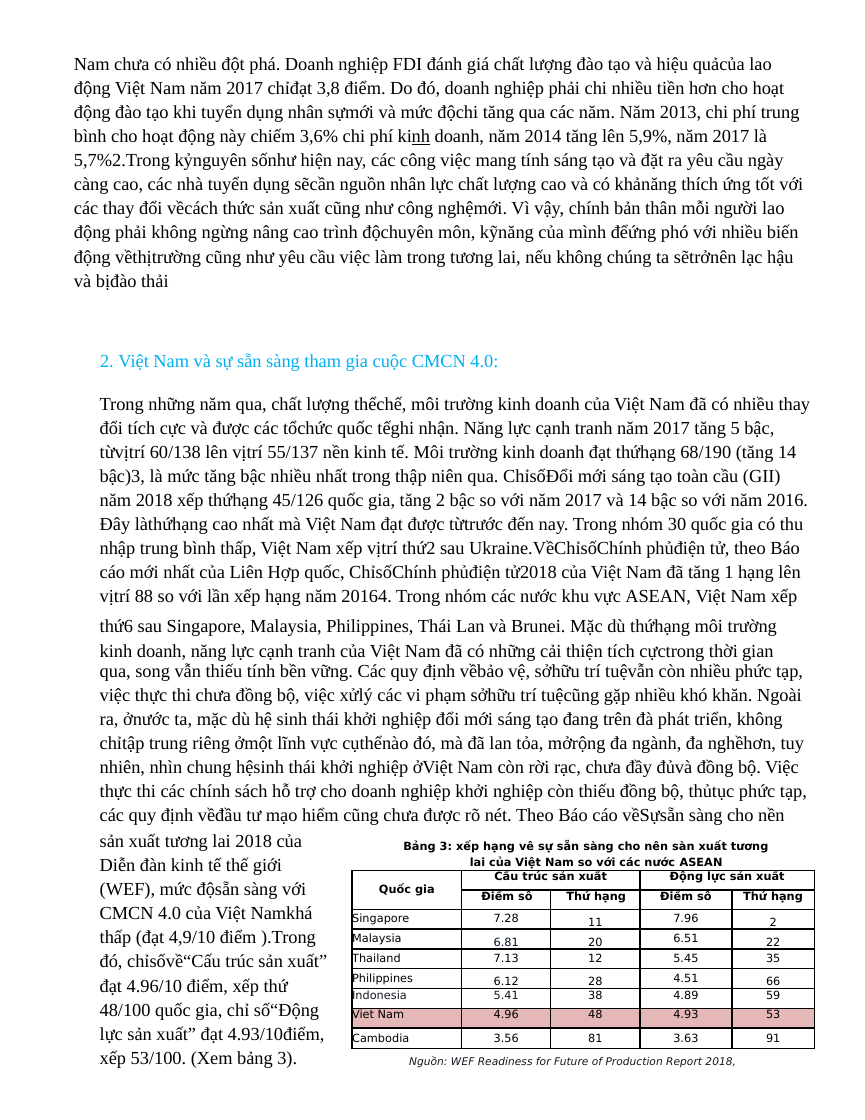
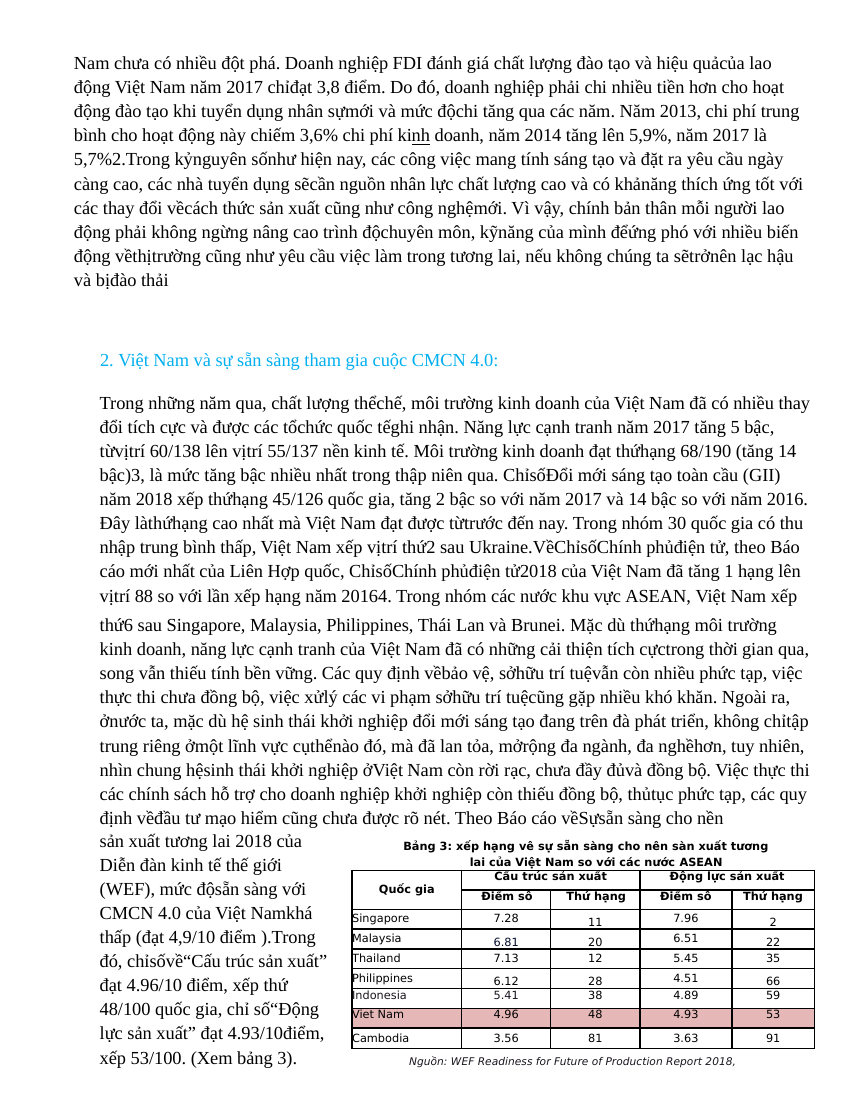
Before and after one commit to tsdphuong0305/18600374, a slide deck: slide 23 of Report.pptx. Drawn at 865x1120 pixels with LibreOffice and Linux fonts; fonts in the diff are those of the drawing. Boxes give left, top, right and bottom in pixels: in the first picture for what was removed or moved away, otherwise in the second. Text is boxed around its words. In the diff, an @@ line names an element or a change of style, - is before the commit and + after.

```diff
--- a/Report.pptx
+++ b/Report.pptx
@@ text at bbox=[100, 618, 809, 828]: text changed @@
-qua, song vẫn thiếu tính bền vững. Các quy định vềbảo vệ, sởhữu trí tuệvẫn còn nhiều phức tạp, việc thực thi chưa đồng bộ, việc xửlý các vi phạm sởhữu trí tuệcũng gặp nhiều khó khăn. Ngoài ra, ởnước ta, mặc dù hệ sinh thái khởi nghiệp đổi mới sáng tạo đang trên đà phát triển, không chỉtập trung riêng ởmột lĩnh vực cụthểnào đó, mà đã lan tỏa, mởrộng đa ngành, đa nghềhơn, tuy nhiên, nhìn chung hệsinh thái khởi nghiệp ởViệt Nam còn rời rạc, chưa đầy đủvà đồng bộ. Việc thực thi các chính sách hỗ trợ cho doanh nghiệp khởi nghiệp còn thiếu đồng bộ, thủtục phức tạp, các quy định vềđầu tư mạo hiểm cũng chưa được rõ nét. Theo Báo cáo vềSựsẵn sàng cho nền
+thứ6 sau Singapore, Malaysia, Philippines, Thái Lan và Brunei. Mặc dù thứhạng môi trường kinh doanh, năng lực cạnh tranh của Việt Nam đã có những cải thiện tích cựctrong thời gian qua, song vẫn thiếu tính bền vững. Các quy định vềbảo vệ, sởhữu trí tuệvẫn còn nhiều phức tạp, việc thực thi chưa đồng bộ, việc xửlý các vi phạm sởhữu trí tuệcũng gặp nhiều khó khăn. Ngoài ra, ởnước ta, mặc dù hệ sinh thái khởi nghiệp đổi mới sáng tạo đang trên đà phát triển, không chỉtập trung riêng ởmột lĩnh vực cụthểnào đó, mà đã lan tỏa, mởrộng đa ngành, đa nghềhơn, tuy nhiên, nhìn chung hệsinh thái khởi nghiệp ởViệt Nam còn rời rạc, chưa đầy đủvà đồng bộ. Việc thực thi các chính sách hỗ trợ cho doanh nghiệp khởi nghiệp còn thiếu đồng bộ, thủtục phức tạp, các quy định vềđầu tư mạo hiểm cũng chưa được rõ nét. Theo Báo cáo vềSựsẵn sàng cho nền
@@ text removed at bbox=[100, 619, 777, 661] @@
-thứ6 sau Singapore, Malaysia, Philippines, Thái Lan và Brunei. Mặc dù thứhạng môi trường kinh doanh, năng lực cạnh tranh của Việt Nam đã có những cải thiện tích cựctrong thời gian
```
Also in this commit, not shown: 22 other slides changed.
